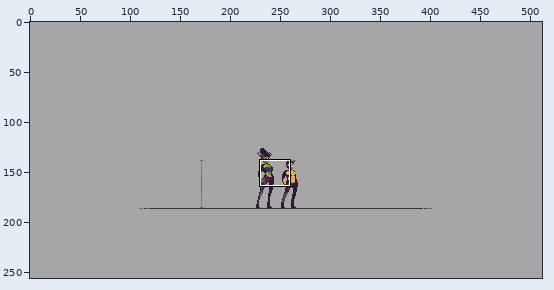
Edited in one commit: pixel-art file (Creature Commandos/Creature Commandos#2.aseprite). The picture above shows the old version from afar; the outline marks the close-up.
Close-up. Before:
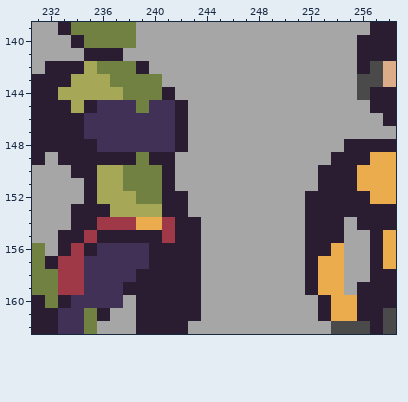
512x256 pixels, 1 frame. Shown: x 231..258, y 139..162.
And afterwards:
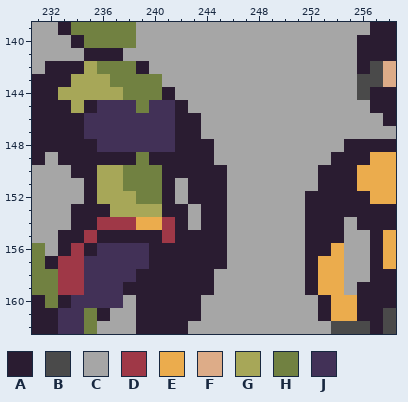
Palette (. is transparent): A #2a1c31  B #4a4a4a  C #a6a6a6  D #9f3847  E #ebac4d  F #ddac88  G #a7a758  H #718141  J #423157
The commit says: The Bride arm mod
From old to new:
layer "Creatures/The Bride/Layer 13" now hidden
layer "Creatures/The Bride/Layer 14" added
The edit turns colour C into colour A in rows 146 to 147 at x 243; in row 148 at x 243 to 244; in row 149 at x 242 to 244; in row 150 at x 242 to 245; in rows 151 to 152 at x 243 to 245; in rows 153 to 157 at x 244 to 245.
The edit turns colour C into colour A in rows 158 to 159 at x 244.
The edit turns colour A into colour C in row 152 at x 242; in row 154 at x 243.
Where, in picture pixels (left, top, right, bottom), the same in both close-ups:
changed: (175, 113, 227, 295)
